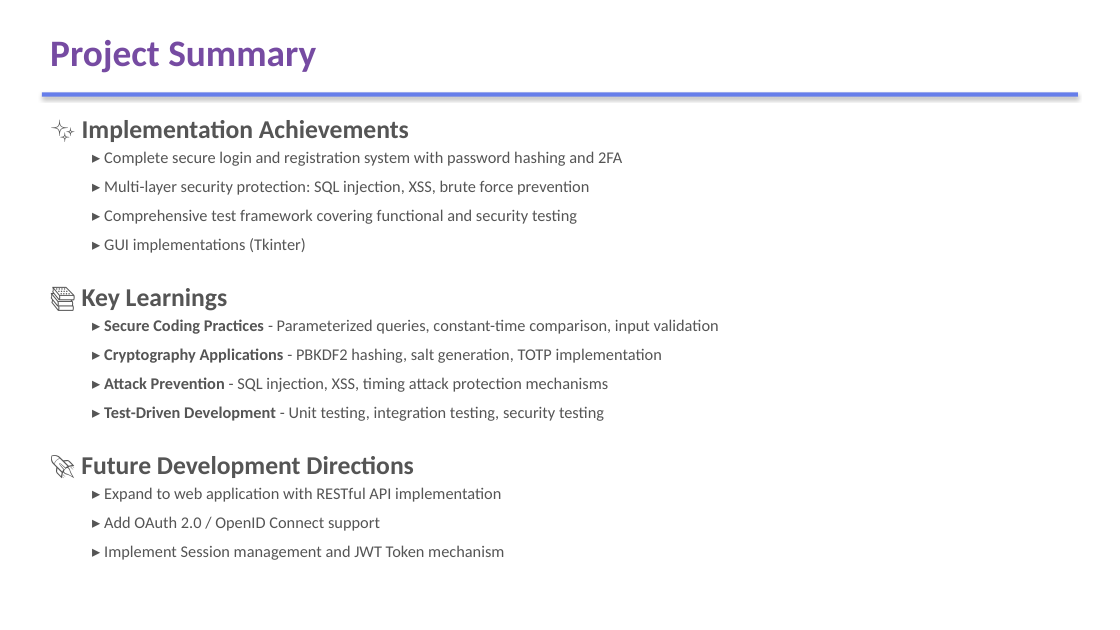
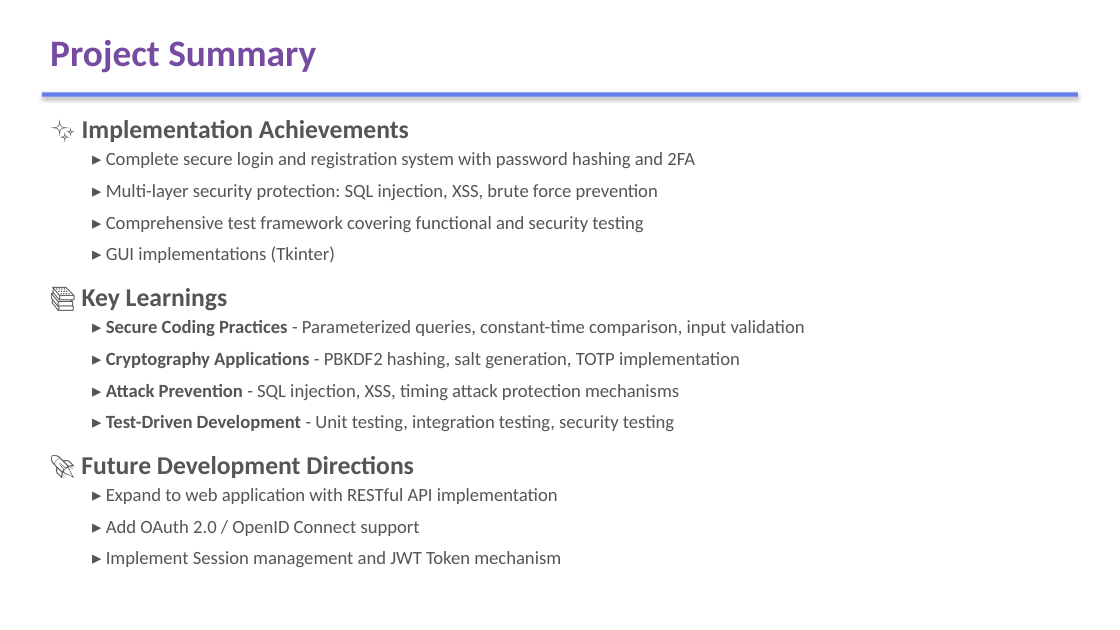
Before and after one commit to NTUT-Leo/SSRE, a slide deck: slide 8 of report/113598101_SSRE_report.pptx. Drawn at 1120x630 pixels with LibreOffice and Linux fonts; fonts in the diff are those of the drawing. Boxes give left, top, right and bottom in pixels: in the first picture for what was removed or moved away, otherwise in the second. Text is boxed around its words. In the diff, an @@ line names an element or a change of style, - is before the commit and + after.

Commit message:
Update report.pptx

```diff
--- a/report/113598101_SSRE_report.pptx
+++ b/report/113598101_SSRE_report.pptx
@@ size 14 to 16 pt in 3 elements at (x1=106, y1=488, x2=561, y2=567), (x1=106, y1=152, x2=695, y2=263), (x1=106, y1=320, x2=805, y2=431) @@
```
